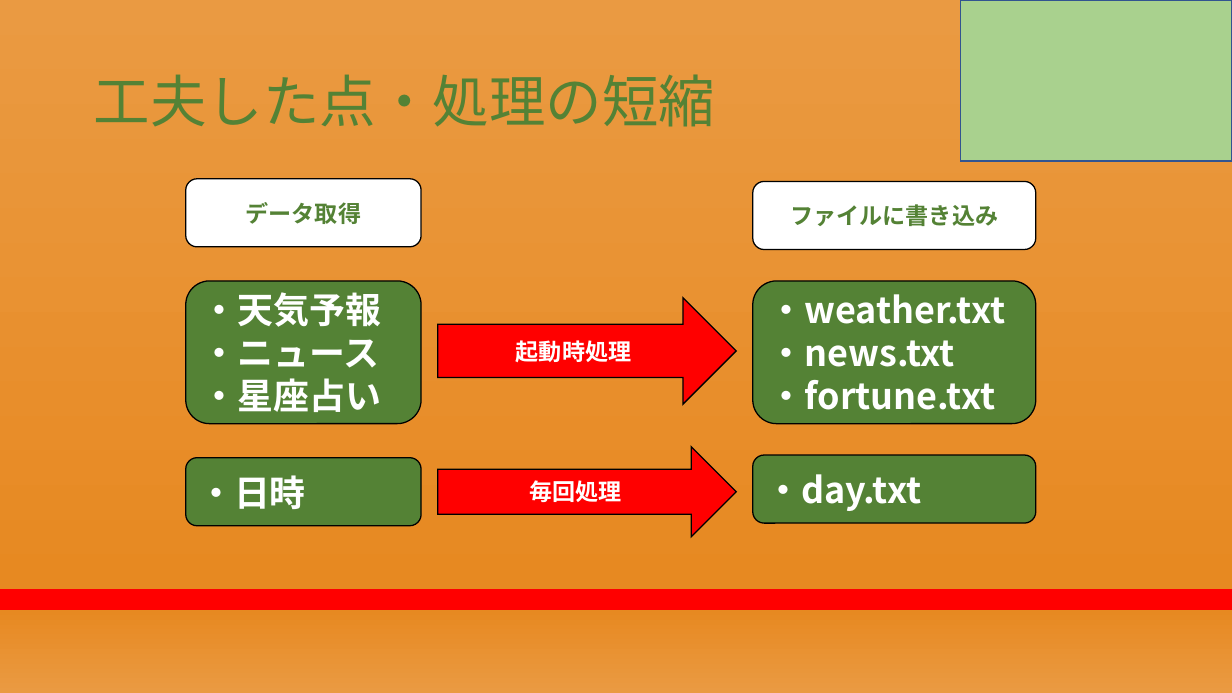
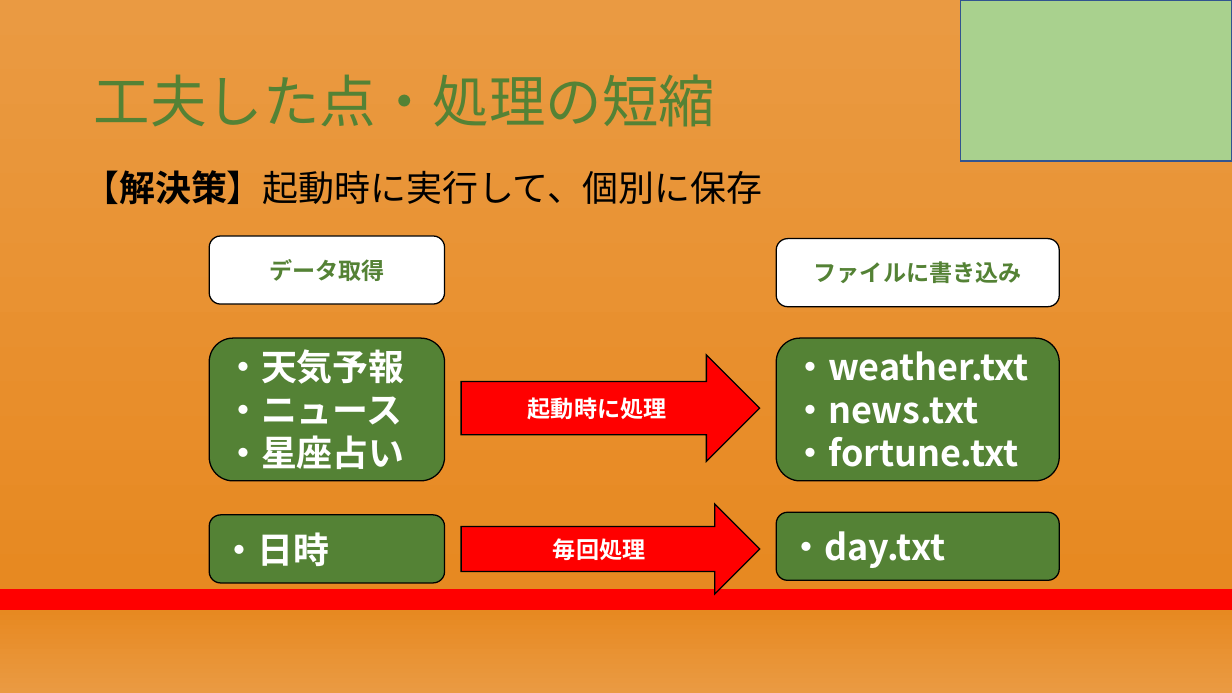
Before and after one commit to RikiishiSuzunosuke/AIspeaker_yosie, a slide deck: slide 17 of presentation/第二回プレゼン_アウトライン.pptx. Drawn at 1232x693 pixels with LibreOffice and Linux fonts; fonts in the diff are those of the drawing. Boxes give left, top, right and bottom in pixels: in the first picture for what was removed or moved away, otherwise in the second. Text is boxed around its words. In the diff, an @@ line names an element or a change of style, - is before the commit and + after.

```diff
--- a/presentation/第二回プレゼン_アウトライン.pptx
+++ b/presentation/第二回プレゼン_アウトライン.pptx
@@ text added at [83,170,762,205], 28 pt, text #000000 @@
+【解決策】起動時に実行して、個別に保存
@@ 5 rounded rectangles, 2 right arrows: place and size @@
-5 rounded rectangles, 2 right arrows at [186,179,1036,537]
+5 rounded rectangles, 2 right arrows at [209,236,1059,593]
@@ text in right arrow at [528,397,667,419]: text changed @@
-起動時処理
+起動時に処理
@@ rounded rectangle "・日時": place and size @@
-rounded rectangle "・日時" at [186,457,421,526]
+rounded rectangle "・日時" at [209,515,445,583]
```
Also in this commit, not shown: 13 other slides changed, 2 slides added, 1 slide removed, 5 other files.
